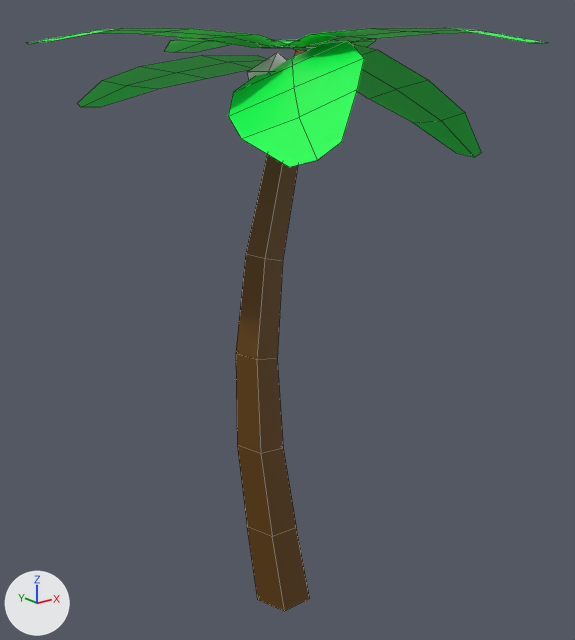
Two versions of the FBX model c3dtowerdefence/assets/Model/yazishu.fbx, one commit apart.
The view is the same before and after, from a camera (50 mm lens) standing at (-15.7, -19.6, 18.4) and looking at (0.0, -0.1, 10.5). The lights are fixed; the arrows at lower left show +X, +Y and +Z. Mesh edges are drawn as thin lines.

Objects in the first picture: '柱体'.
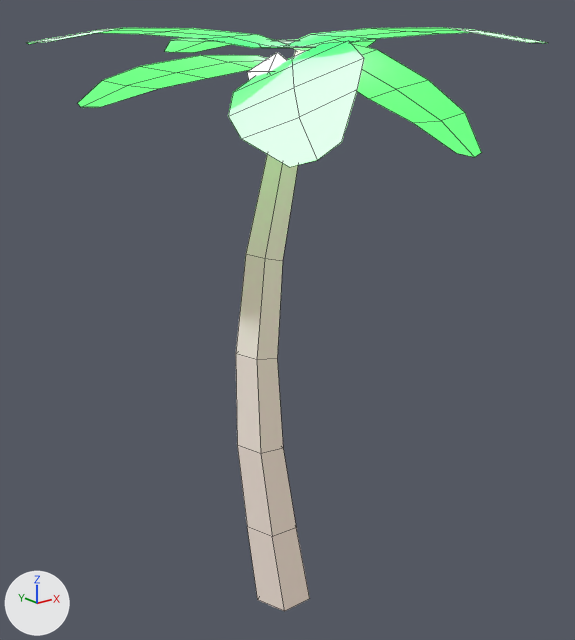
Edits to the bpy script that builds the scene:
```text
Change mat_材质:
    where n0 = _N.new('ShaderNodeBsdfPrincipled'); n0.name = 'Principled BSDF'
    add n0.inputs[2].default_value = 0.99  # 'Roughness'
    add n0.inputs[28].default_value = 1.0  # 'Emission Strength'
    where n2 = _N.new('ShaderNodeTexImage'); n2.name = 'Image Texture'
    remove _L.new(n2.outputs[0], n0.inputs[0])  # 'Color' to 'Base Color'
    remove _L.new(n2.outputs[1], n0.inputs[4])  # 'Alpha' to 'Alpha'
    add _L.new(n2.outputs[0], n0.inputs[27])  # 'Color' to 'Emission Color'
```

Pixel boxes [x1, y1, x2, y2] of what changed, in the pictures (575 x 640 px):
'柱体', recoloured
    both: [27, 28, 547, 611]
